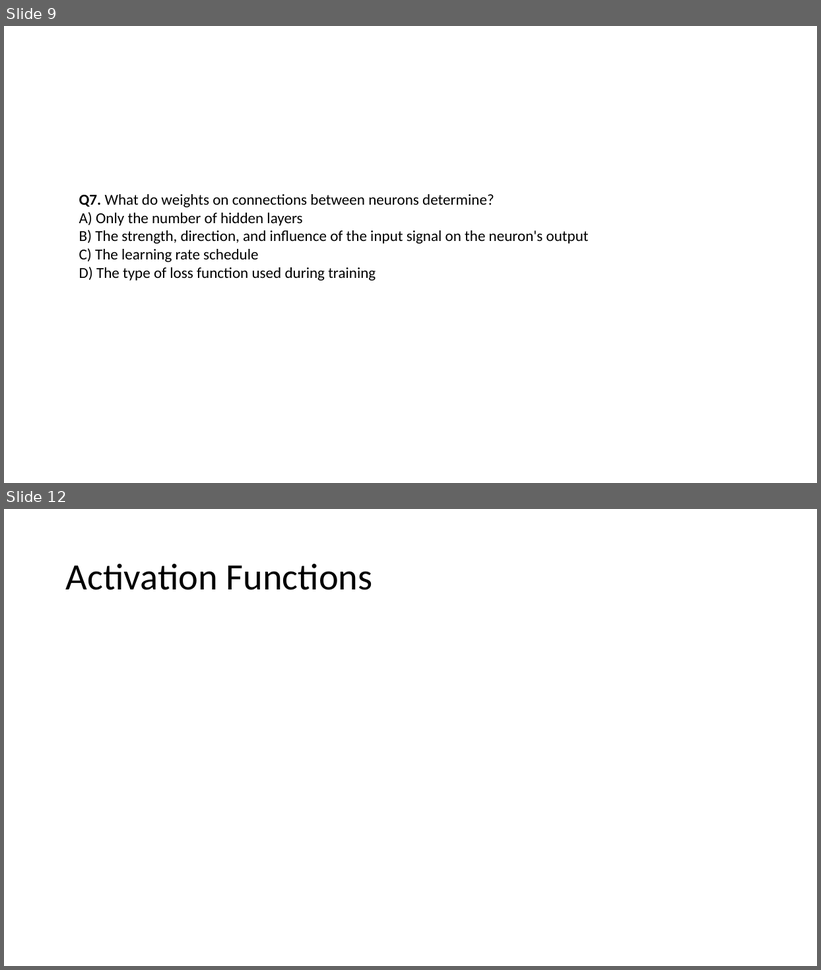
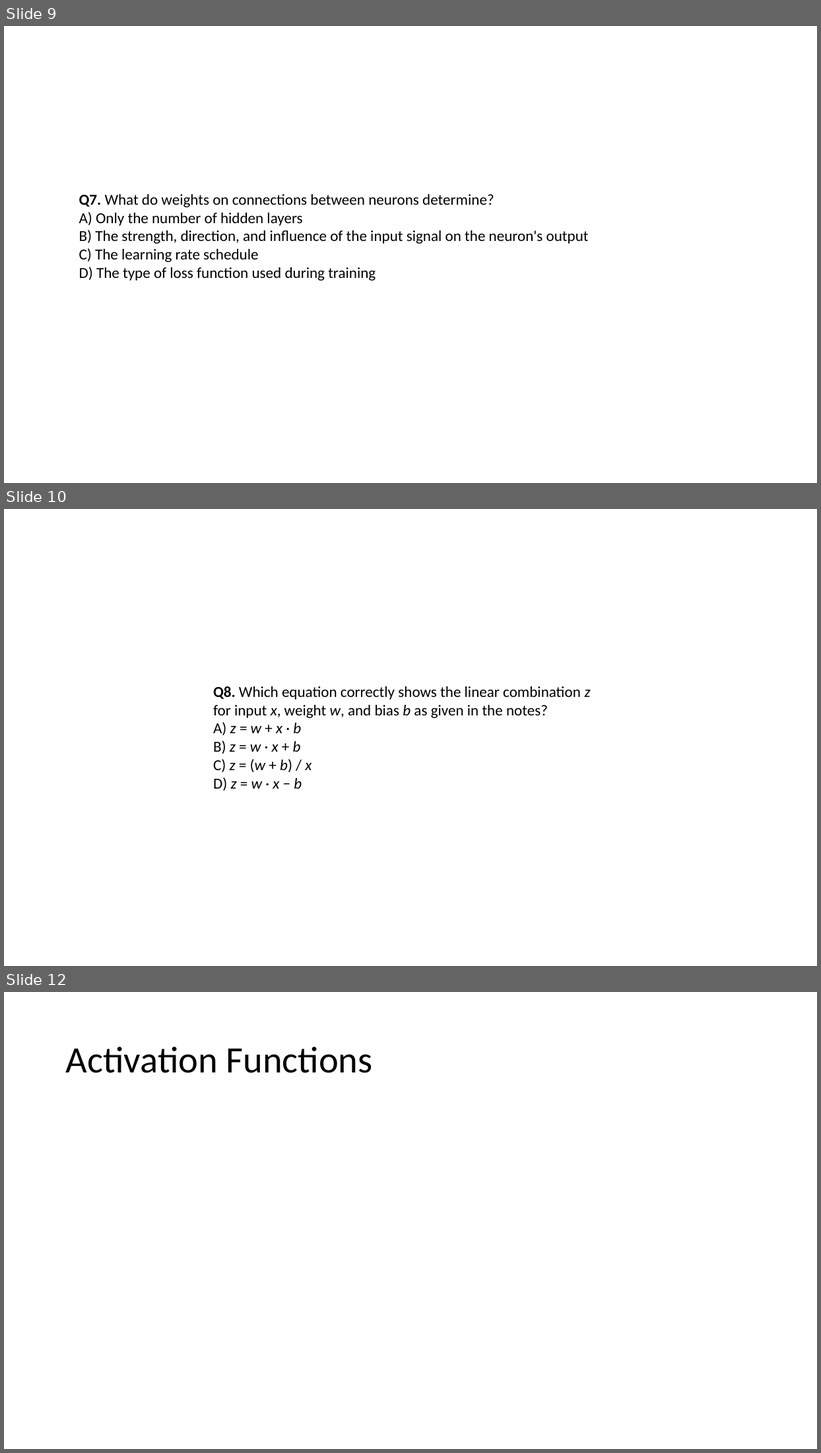
Before and after one commit to Abs6187/O10_cdac_DL_23_nov_2026, a slide deck: Day1/support/MCQS.pptx. Shown one above the other, each under a label of ours: slides 9 and 12 before the commit, slides 9, 10 and 12 after it; the slides between them are not shown. The pictures are 821x970 and 821x1453 pixels, drawn with LibreOffice and Linux fonts; fonts in the diff are those of the drawing. Boxes give left, top, right and bottom in pixels: in the first picture for what was removed or moved away, otherwise in the second. Text is boxed around its words. In the diff, an @@ line names an element or a change of style, - is before the commit and + after.

```diff
--- a/Day1/support/MCQS.pptx
+++ b/Day1/support/MCQS.pptx
@@ slide 10 added at [4, 509, 817, 966], background #FFFFFF @@
@@ text added at [213, 687, 591, 791], 18 pt, text #000000 @@
+Q8. Which equation correctly shows the linear combination z for input x, weight w, and bias b as given in the notes?
+A) z = w + x · b
+B) z = w · x + b
+C) z = (w + b) / x
+D) z = w · x − b
```
Also in this commit, not shown: 3 other slides added, 4 slides removed, 9 other files.
